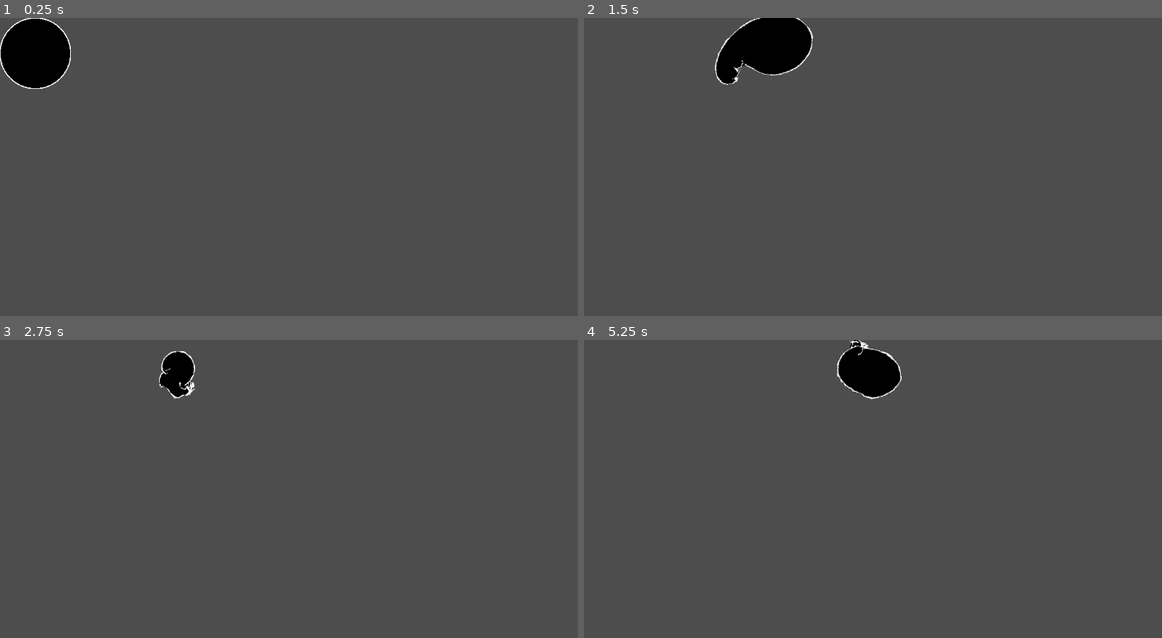
Above: before the commit, frames 1-4 (two rows, left to right).
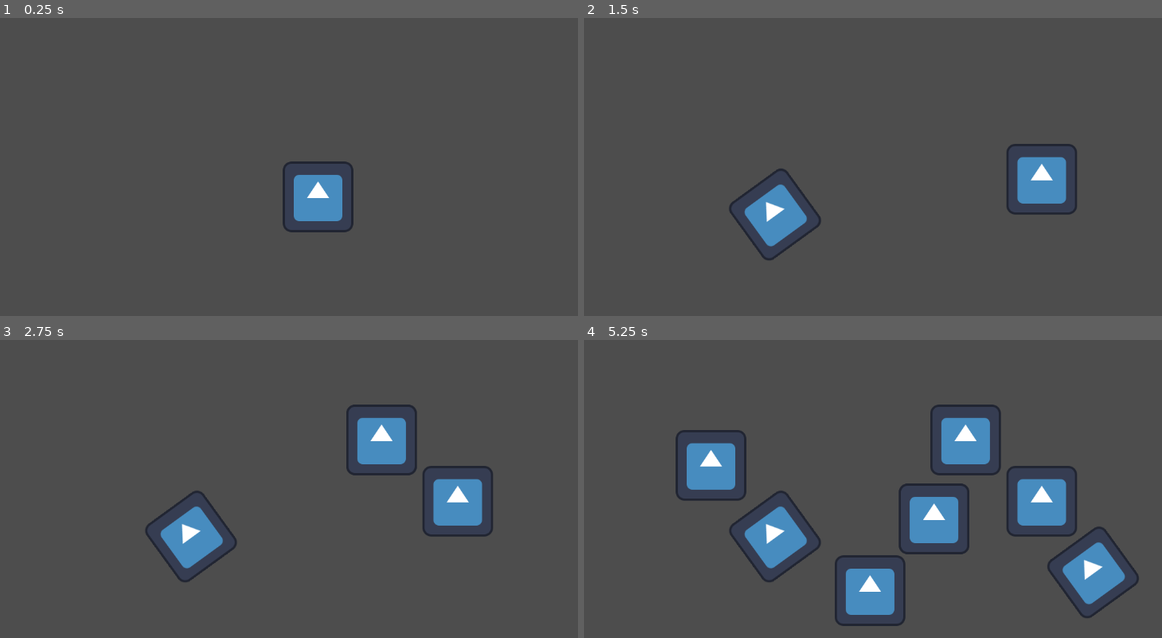
Above: after the commit, the same moments.

Repository: Silver-Ink/GameJamAirConditionner
Game: Godot game, scene res://Game.tscn
Two runs of this game, one before a commit and one after it. Both use one fixed random seed, a clock stepped at 60 frames per second and the inputs below. Before the commit the project starts from res://slimeTest.tscn. The engine's default icon, where the game draws it, is replaced by a stand-in: a white triangle on a blue panel in a dark square.
Inputs (mouse positions are in pixels of both pictures, inside the frame that each line leads up to):
- Up to frame 1 (0.25 s): no input
- Up to frame 2 (1.5 s): tap Enter (ui_accept) at 0.5, 0.77 s; move the mouse to (1040, 178) at 0.52 s; hold Right (ui_right) from 0.53 s (still down); click (1040, 178) at 0.6 s; tap Mouse wheel up (rotate_wall_left, bound only after the comm… at 0.8, 1.35 s; move the mouse to (774, 214) at 1.27 s; click (774, 214) at 1.42 s
- Up to frame 3 (2.75 s): tap Enter (ui_accept) at 1.52 s; tap Mouse wheel down (rotate_wall_right, bound only after the c… at 1.55, 2.1 s; move the mouse to (381, 441) at 2.02 s; release Right (ui_right) at 2.03 s; hold Left (ui_left) from 2.03 s (still down); click (381, 441) at 2.3 s
- Up to frame 4 (5.25 s): move the mouse to (873, 590) at 2.77 s; release Left (ui_left) at 2.78 s; hold Right (ui_right) 2.78-4.28 s; click (873, 590) at 2.85 s; tap Enter (ui_accept) at 3.02, 3.77, 4.52 s; tap Mouse wheel up (rotate_wall_left, bound only after the comm… at 3.05, 3.6 s; move the mouse to (1092, 572) at 3.52 s; click (1092, 572) at 3.67 s; tap Mouse wheel down (rotate_wall_right, bound only after the c… at 3.8, 4.35 s; move the mouse to (711, 465) at 4.27 s; hold Left (ui_left) 4.28-5.03 s; click (711, 465) at 4.55 s; move the mouse to (936, 518) at 5.02 s; hold Right (ui_right) from 5.03 s (still down); click (936, 518) at 5.1 s

The runs differ from the first frame. In frame 1, 4.0% of the frame differs, in the area x 0-62%, y 0-72%; in frame 2, 6.1%; in frame 3, 5.8%; in frame 4, 13%, in the area x 15-97%, y 0-96%.

Commit message:
feat: Add basis for wall placement + basic game scene

Diff:
--- /dev/null
+++ b/Game.tscn
@@ -0,0 +1,12 @@
+[gd_scene load_steps=3 format=3 uid="uid://c0vjy050wrxjr"]
+
+[ext_resource type="PackedScene" uid="uid://ch5s2btnrj7ne" path="res://SurvivingPlayer.tscn" id="1_nsf7f"]
+[ext_resource type="PackedScene" uid="uid://bjr0wirbic3de" path="res://WallPlacer.tscn" id="2_nw2we"]
+
+[node name="Game" type="Node2D"]
+
+[node name="SurvivingPlayer" parent="." instance=ExtResource("1_nsf7f")]
+position = Vector2(561, 197)
+
+[node name="WallPlacer" parent="." instance=ExtResource("2_nw2we")]
+position = Vector2(-318, -256)
--- /dev/null
+++ b/SurvivingPlayer.tscn
@@ -0,0 +1,13 @@
+[gd_scene load_steps=3 format=3 uid="uid://ch5s2btnrj7ne"]
+
+[ext_resource type="Script" path="res://surviving_player.gd" id="1_ja7mv"]
+
+[sub_resource type="CircleShape2D" id="CircleShape2D_1mymc"]
+
+[node name="SurvivingPlayer" type="CharacterBody2D"]
+script = ExtResource("1_ja7mv")
+
+[node name="CollisionShape2D" type="CollisionShape2D" parent="."]
+shape = SubResource("CircleShape2D_1mymc")
+
+[node name="SurvivingPlayer" type="Node2D" parent="."]
--- /dev/null
+++ b/WallPlacer.tscn
@@ -0,0 +1,12 @@
+[gd_scene load_steps=3 format=3 uid="uid://bjr0wirbic3de"]
+
+[ext_resource type="Script" path="res://wall_placer.gd" id="1_dqwkw"]
+[ext_resource type="Texture2D" uid="uid://2tuejohnxvme" path="res://icon.svg" id="1_ua0hn"]
+
+[node name="WallPlacer" type="Node2D"]
+script = ExtResource("1_dqwkw")
+
+[node name="WallPreviewSprite" type="Sprite2D" parent="."]
+texture = ExtResource("1_ua0hn")
+
+[node name="WallContainer" type="Node2D" parent="."]
--- a/project.godot
+++ b/project.godot
@@ -11,9 +11,27 @@
 [application]
 
 config/name="New Game Project"
-run/main_scene="res://slimeTest.tscn"
+run/main_scene="res://Game.tscn"
 config/features=PackedStringArray("4.3", "GL Compatibility")
 config/icon="res://icon.svg"
+
+[input]
+
+place_wall={
+"deadzone": 0.5,
+"events": [Object(InputEventMouseButton,"resource_local_to_scene":false,"resource_name":"","device":-1,"window_id":0,"alt_pressed":false,"shift_pressed":false,"ctrl_pressed":false,"meta_pressed":false,"button_mask":0,"position":Vector2(0, 0),"global_position":Vector2(0, 0),"factor":1.0,"button_index":1,"canceled":false,"pressed":false,"double_click":false,"script":null)
+]
+}
+rotate_wall_left={
+"deadzone": 0.5,
+"events": [Object(InputEventMouseButton,"resource_local_to_scene":false,"resource_name":"","device":-1,"window_id":0,"alt_pressed":false,"shift_pressed":false,"ctrl_pressed":false,"meta_pressed":false,"button_mask":0,"position":Vector2(0, 0),"global_position":Vector2(0, 0),"factor":1.0,"button_index":4,"canceled":false,"pressed":false,"double_click":false,"script":null)
+, null]
+}
+rotate_wall_right={
+"deadzone": 0.5,
+"events": [Object(InputEventMouseButton,"resource_local_to_scene":false,"resource_name":"","device":-1,"window_id":0,"alt_pressed":false,"shift_pressed":false,"ctrl_pressed":false,"meta_pressed":false,"button_mask":0,"position":Vector2(0, 0),"global_position":Vector2(0, 0),"factor":1.0,"button_index":5,"canceled":false,"pressed":false,"double_click":false,"script":null)
+]
+}
 
 [layer_names]
 
--- /dev/null
+++ b/surviving_player.gd
@@ -0,0 +1,21 @@
+extends CharacterBody2D
+
+
+const SPEED = 300.0
+
+func _physics_process(_delta: float) -> void:
+	# Get the input direction and handle the movement/deceleration.
+	# As good practice, you should replace UI actions with custom gameplay actions.
+	var direction_x := Input.get_axis("ui_left", "ui_right")
+	if direction_x:
+		velocity.x = direction_x * SPEED
+	else:
+		velocity.x = move_toward(velocity.x, 0, SPEED)
+
+	var direction_y := Input.get_axis("ui_up", "ui_down")
+	if direction_y:
+		velocity.y = direction_y * SPEED
+	else:
+		velocity.y = move_toward(velocity.y, 0, SPEED)
+
+	move_and_slide()
--- /dev/null
+++ b/wall_placer.gd
@@ -0,0 +1,35 @@
+extends Node2D
+
+const wall_rotation_possible_positions := 20
+
+
+var preview_sprite : Sprite2D
+var wall_container : Node2D
+
+
+func _ready() -> void:
+	preview_sprite = get_node("WallPreviewSprite")
+	wall_container = get_node("WallContainer")
+
+
+func _process(_delta: float) -> void:
+	# Following mouse
+	preview_sprite.position = get_viewport().get_mouse_position() - position
+
+	# Handling input: wall placing
+	if (Input.is_action_just_pressed("place_wall")):
+		var new_sprite = Sprite2D.new()
+		new_sprite.texture = preview_sprite.texture
+		new_sprite.position = preview_sprite.position
+		new_sprite.rotation = preview_sprite.rotation
+		wall_container.add_child(new_sprite)
+
+	# Handling input: wall rotating
+	var rotate_preview_direction := 0
+	if (Input.is_action_just_pressed("rotate_wall_left")):
+		rotate_preview_direction = -1
+	if (Input.is_action_just_pressed("rotate_wall_right")):
+		rotate_preview_direction = 1
+
+	if (rotate_preview_direction):
+		preview_sprite.rotation += rotate_preview_direction * ((2*PI) / wall_rotation_possible_positions)
